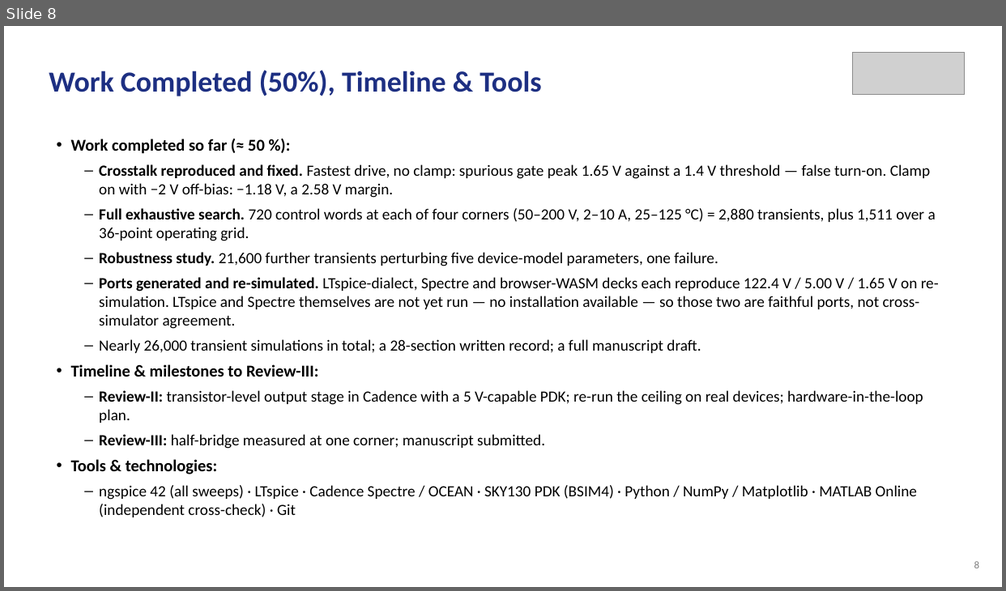
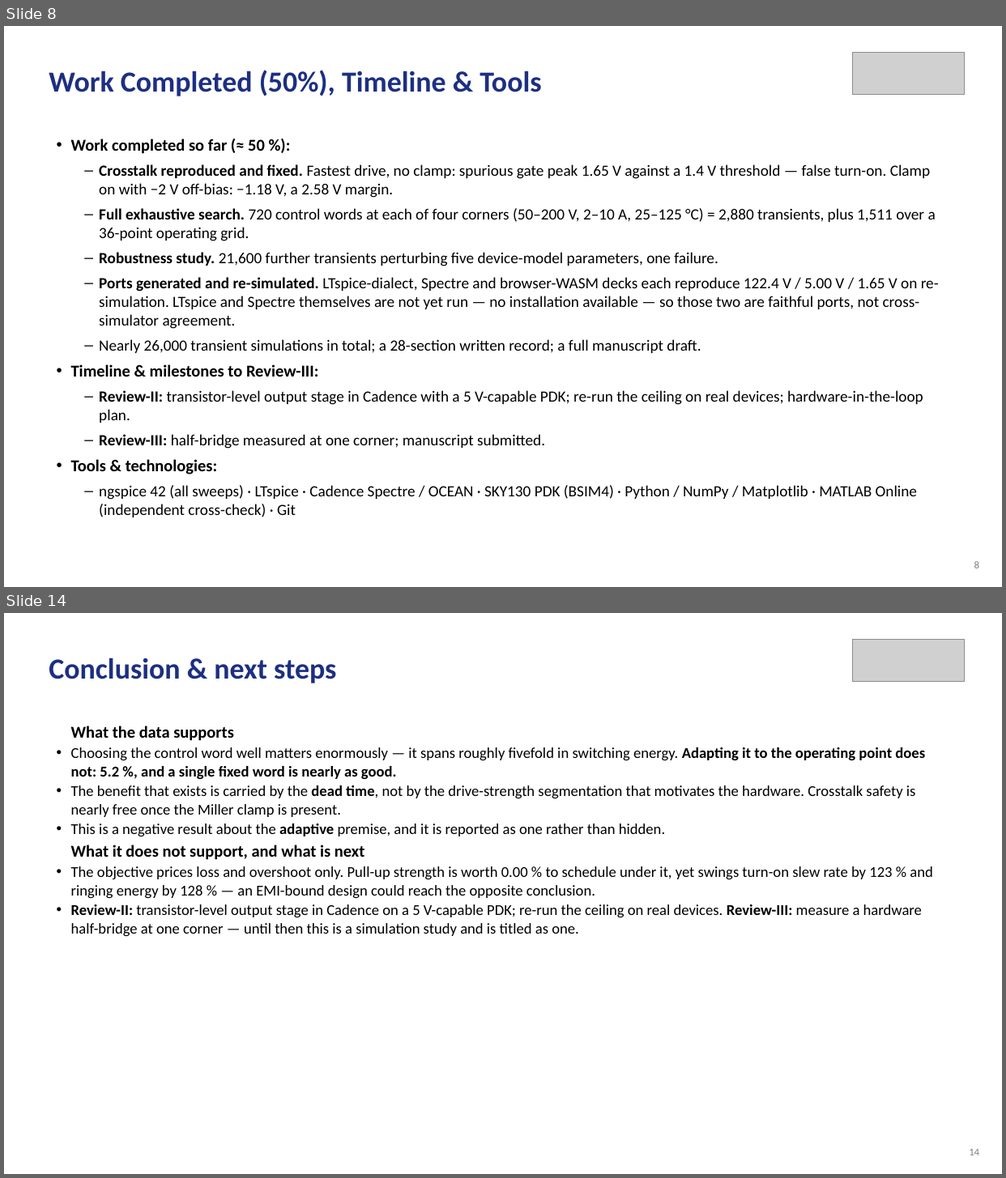
Before and after one commit to Amritha902/gan-driver, a slide deck: review/Review1_GaN_Segmented_Gate_Driver.pptx. Shown one above the other, each under a label of ours: slide 8 before the commit, slides 8 and 14 after it; the slides between them are not shown. The pictures are 1006x591 and 1006x1178 pixels, drawn with LibreOffice and Linux fonts; fonts in the diff are those of the drawing; grey boxes stand for pictures. Boxes give left, top, right and bottom in pixels: in the first picture for what was removed or moved away, otherwise in the second. Text is boxed around its words. In the diff, an @@ line names an element or a change of style, - is before the commit and + after.

```diff
--- a/review/Review1_GaN_Segmented_Gate_Driver.pptx
+++ b/review/Review1_GaN_Segmented_Gate_Driver.pptx
@@ slide 14 added at bbox=[4, 613, 1002, 1174], background #FFFFFF @@
@@ text added at bbox=[49, 658, 336, 683], 28 pt, text #1D2F82, bold @@
+Conclusion & next steps
@@ picture added at bbox=[852, 639, 965, 682] @@
@@ text added at bbox=[71, 726, 932, 936], 14.5 pt, text #000000 @@
+What the data supports
+• Choosing the control word well matters enormously — it spans roughly fivefold in switching energy. Adapting it to the operating point does not: 5.2 %, and a single fixed word is nearly as good.
+• The benefit that exists is carried by the dead time, not by the drive-strength segmentation that motivates the hardware. Crosstalk safety is nearly free once the Miller clamp is present.
+• This is a negative result about the adaptive premise, and it is reported as one rather than hidden.
+What it does not support, and what is next
+• The objective prices loss and overshoot only. Pull-up strength is worth 0.00 % to schedule under it, yet swings turn-on slew rate by 123 % and ringing energy by 128 % — an EMI-bound design could reach the opposite conclusion.
+• Review-II: transistor-level output stage in Cadence on a 5 V-capable PDK; re-run the ceiling on real devices. Review-III: measure a hardware half-bridge at one corner — until then this is a simulation study and is titled as one.
@@ text added at bbox=[969, 1149, 979, 1156], 10 pt, text #808080 @@
+14
```
Also in this commit, not shown: 7 slides changed, 1 other slide added, 7 other files.
